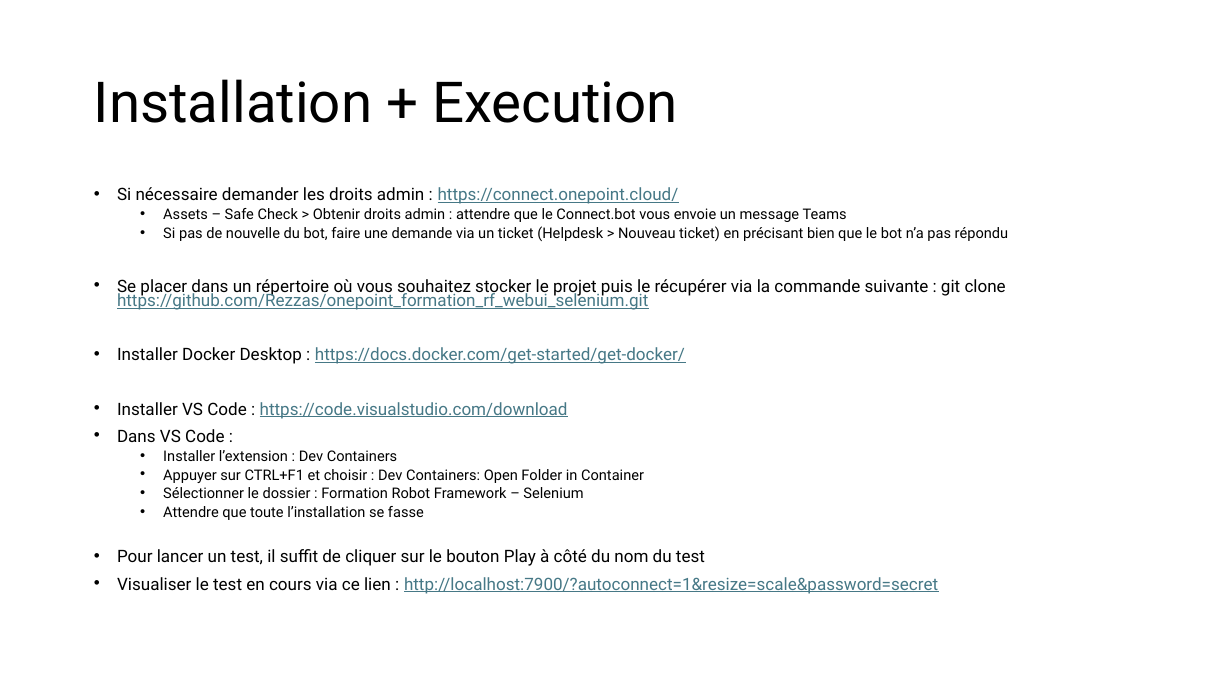
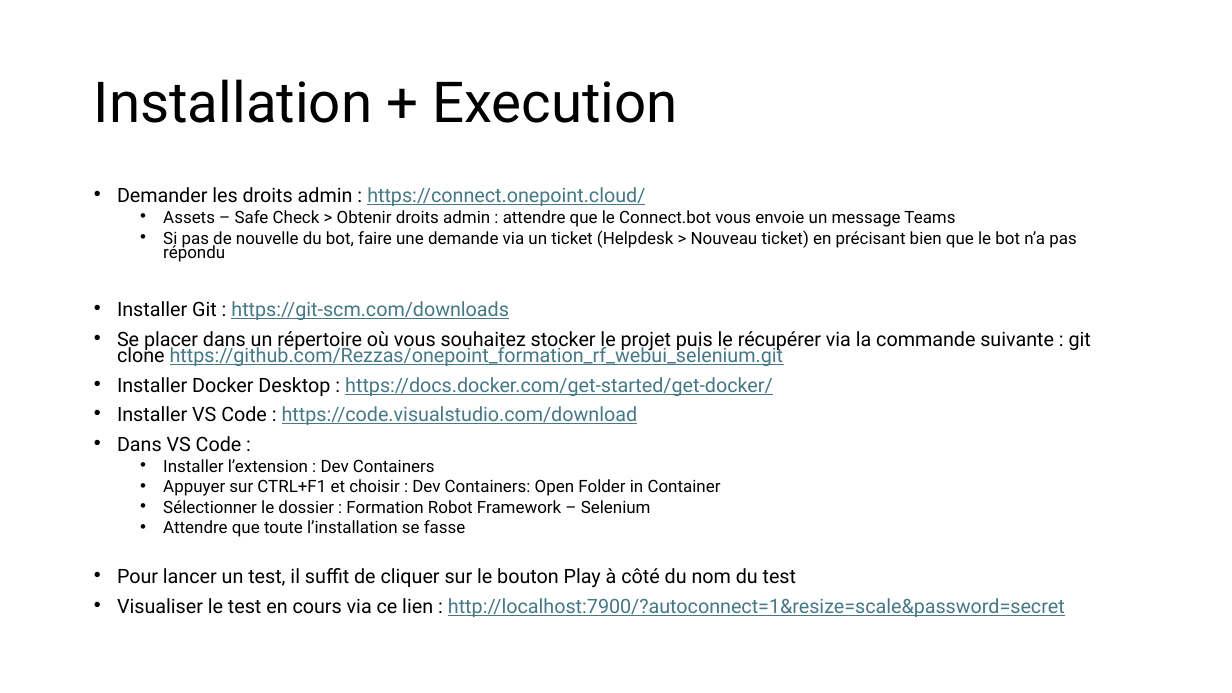
Before and after one commit to Rezzas/onepoint_formation_rf_webui_selenium, a slide deck: slide 3 of Presentation Architecture.pptx. Drawn at 1232x693 pixels with LibreOffice and Linux fonts; fonts in the diff are those of the drawing. Boxes give left, top, right and bottom in pixels: in the first picture for what was removed or moved away, otherwise in the second. Text is boxed around its words. In the diff, an @@ line names an element or a change of style, - is before the commit and + after.

```diff
--- a/Presentation Architecture.pptx
+++ b/Presentation Architecture.pptx
@@ text at (117, 187, 645, 206): text changed; size 13.3 to 15.4 pt; text colour #000000 to #467886 @@
-• Si nécessaire demander les droits admin : https://connect.onepoint.cloud/
+• Demander les droits admin : https://connect.onepoint.cloud/
@@ text at (117, 210, 1091, 617): size 11.4 to 13.2 pt in "Assets – Safe Check > Obtenir droits ...", "Si pas de nouvelle du bot, faire ...", "Installer l’extension : Dev Containers", "Appuyer sur CTRL+F1 et choisir : Dev ..." and 2 more places; size 13.3 to 15.4 pt in "Se placer dans un répertoire où vous ...", "Installer Docker Desktop : https://docs.docker.com/get-start ...", "Installer VS Code : https://code.visualstudio.com/download", "Dans VS Code :" and 2 more places @@
@@ text at (117, 301, 509, 320): paragraph added @@
+• Installer Git : https://git-scm.com/downloads
```
Also in this commit, not shown: 7 other files.
